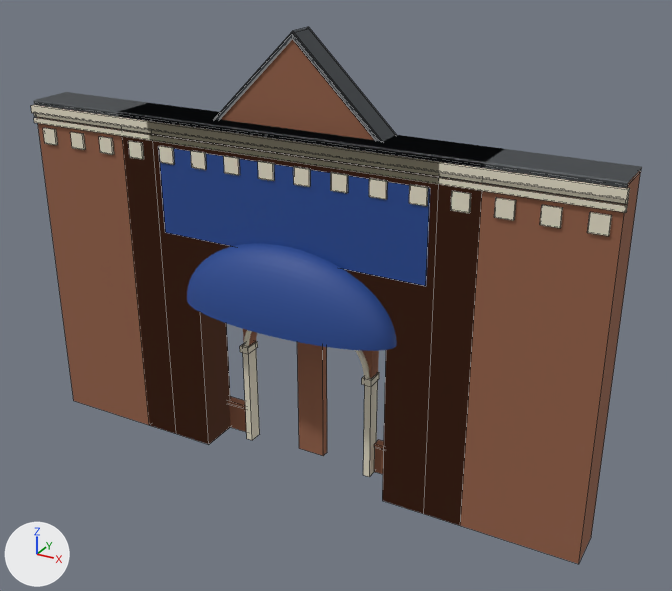
An edit to the Blender file tools/models/storefront-entrances.blend, drawn before and after from the same camera.
The view is the same before and after, from a 50 mm lens placed at (22.9, -38.9, 29.4), pointed at (2.3, -1.5, 10.6). Lighting does not change. The marker at lower left points along +X, +Y and +Z. The picture after the commit comes second. Mesh edges are drawn as thin lines on the coarser meshes.

The first picture shows 'Arcade pier', 'Arcade pier.001', 'arcaded-brick-FacadeBrick', 'arcaded-brick-FacadeCanopy', 'arcaded-brick-FacadeCoping', 'arcaded-brick-FacadeTrim', 'flat-parapet-FacadeTile', 'flat-parapet-FacadeTrim', 'gabled-brick-FacadeBrick', 'gabled-brick-FacadeCoping', 'gabled-brick-FacadeSoldierBrick' and 4 more.
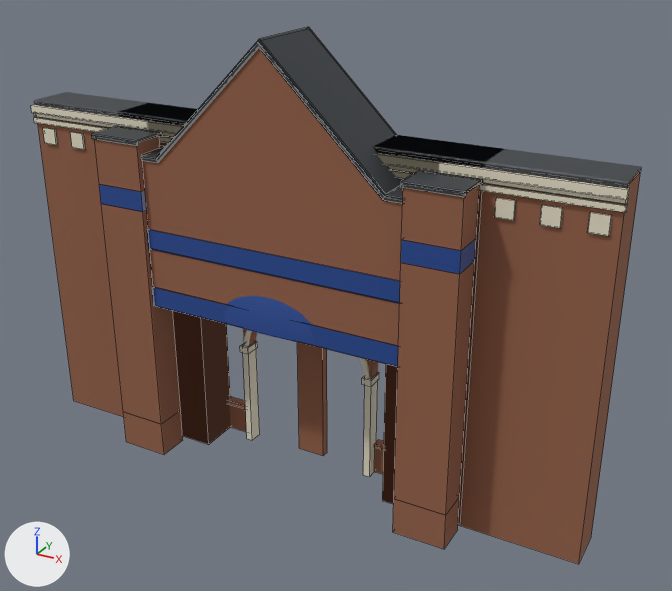
Boxes (x1, y1, x2, y2) around the edits, measured in the pictures (672 x 591 px; the box of a moved part takes in the faces that stretch with it):
'gabled-brick-FacadeBrick', reshaped: before (220, 39, 384, 474); after (101, 48, 475, 515)
'gabled-brick-FacadeSoldierBrick', reshaped (mostly hidden before): before (228, 396, 384, 450); after (94, 136, 480, 549)
'gabled-brick-FacadeCoping', reshaped: before (214, 27, 396, 142); after (91, 27, 483, 203)
'gabled-brick-FacadeTile', reshaped (not visible before): after (99, 184, 476, 367)
part 1 of me_continuous_masonry_portal, added (brown): after (101, 204, 181, 424)
part 2 of me_continuous_masonry_portal, added (brown): after (394, 261, 475, 515)
part 3 of me_continuous_masonry_portal, rebuilt: before (220, 39, 374, 140); after (142, 48, 403, 281)
part 4 of me_folded_portal_coping, moved or reshaped (not visible before): after (91, 126, 163, 146)
part 5 of me_folded_portal_coping, moved or reshaped (not visible before): after (400, 170, 483, 197)
part 6 of me_folded_portal_coping, moved or reshaped: before (214, 30, 387, 142); after (141, 30, 403, 203)
part 7 of me_pier_soldier_courses, moved or reshaped (not visible before): after (123, 410, 183, 454)
part 8 of me_pier_soldier_courses, moved or reshaped (not visible before): after (94, 136, 160, 192)
part 9 of me_pier_soldier_courses, moved or reshaped (not visible before): after (393, 496, 460, 549)
part 10 of me_pier_soldier_courses, moved or reshaped (not visible before): after (401, 184, 480, 251)
part 11 of me_pier_soldier_courses, moved or reshaped (not visible before): after (150, 249, 400, 346)
part 12 of me_pier_raised_tile_course, moved or reshaped (not visible before): after (99, 184, 146, 212)
part 13 of me_pier_raised_tile_course, moved or reshaped (not visible before): after (401, 239, 476, 274)
part 14 of me_pier_raised_tile_course, moved or reshaped (not visible before): after (152, 287, 398, 367)
part 15 of me_pier_raised_tile_course, moved or reshaped (not visible before): after (147, 229, 400, 303)
'flat-parapet-FacadeTile', unchanged, covered by the edit: before (158, 146, 430, 286)
'arcaded-brick-FacadeCanopy', unchanged, covered by the edit: before (187, 243, 397, 351); after (224, 296, 315, 345)
'flat-parapet-FacadeTrim', unchanged, covered by the edit: before (147, 122, 441, 184); after (147, 122, 441, 179)

Edits to the bpy script that builds the scene:
```text
Change me_continuous_masonry_portal:
    remove me_continuous_masonry_portal.from_pydata(...)  # 62 vertices, 43 faces; spans x -9.9..9.9, y -1.7..0.2, z 0.0..23.1
    add me_continuous_masonry_portal.from_pydata(...)  # 70 vertices, 51 faces; spans x -9.9..9.9, y -4.5..0.2, z 0.0..23.1
    me_continuous_masonry_portal part 1: a new loose piece, a box spanning x -9.9..-7.2, y -4.5..-2.8, z 2.0..14.4, in mat_facadebrick (brown #956148)
    me_continuous_masonry_portal part 2: a new loose piece, a box spanning x 7.2..9.9, y -4.5..-2.8, z 2.0..14.4, in mat_facadebrick (brown #956148)
    me_continuous_masonry_portal part 3: the loose piece of 22 vertices spanning x -7.2..7.2, y -1.4..0.0, z 0.0..23.1 is rebuilt with 14 vertices and now spans x -7.2..7.2, y -4.2..-0.1, z 9.1..23.1
    other edits to the shape of me_continuous_masonry_portal do not show in these pictures
Change me_folded_portal_coping:
    remove me_folded_portal_coping.from_pydata(...)  # 90 vertices, 66 faces; spans x -10.0..10.0, y -1.8..0.0, z 17.0..23.4
    add me_folded_portal_coping.from_pydata(...)  # 90 vertices, 66 faces; spans x -10.0..10.0, y -4.6..0.1, z 17.0..23.4
    me_folded_portal_coping part 4: the loose piece of 20 vertices spanning x -10.0..-7.1, y -1.8..0.0, z 17.8..18.1 is moved by (0.0, -2.7, 0.0)
    me_folded_portal_coping part 5: the loose piece of 20 vertices spanning x 7.1..10.0, y -1.8..0.0, z 17.8..18.1 is moved by (0.0, -2.7, 0.0)
    me_folded_portal_coping part 6: all 25 vertices in x -7.2..7.2, y -1.5..-1.4, z 17.0..23.4 are moved by (0.0, -2.8, 0.0)
Change me_pier_raised_tile_course:
    remove me_pier_raised_tile_course.from_pydata(...)  # 32 vertices, 24 faces; spans x -9.9..9.9, y -1.7..-1.4, z 9.1..15.4
    add me_pier_raised_tile_course.from_pydata(...)  # 32 vertices, 24 faces; spans x -9.9..9.9, y -4.5..-2.8, z 9.1..15.4
    me_pier_raised_tile_course part 12: the loose piece of 8 vertices spanning x -9.9..-7.2, y -1.7, z 14.4..15.4 is scaled about its middle by (1, 39.3, 1), then moved by (0.0, -1.9, 0.0)
    me_pier_raised_tile_course part 13: the loose piece of 8 vertices spanning x 7.2..9.9, y -1.7, z 14.4..15.4 is scaled about its middle by (1, 39.3, 1), then moved by (0.0, -1.9, 0.0)
    me_pier_raised_tile_course part 14: the loose piece of 8 vertices spanning x -7.2..7.2, y -1.5..-1.4, z 9.1..10.2 is moved by (0.0, -2.8, 0.0)
    me_pier_raised_tile_course part 15: the loose piece of 8 vertices spanning x -7.2..7.2, y -1.5..-1.4, z 12.4..13.4 is moved by (0.0, -2.8, 0.0)
Change me_pier_soldier_courses:
    remove me_pier_soldier_courses.from_pydata(...)  # 56 vertices, 42 faces; spans x -9.9..9.9, y -1.7..0.2, z 0.0..17.9
    add me_pier_soldier_courses.from_pydata(...)  # 56 vertices, 42 faces; spans x -9.9..9.9, y -4.5..0.2, z 0.0..17.9
    me_pier_soldier_courses part 7: the loose piece of 8 vertices spanning x -9.9..-7.2, y -1.7, z 0.0..2.0 is scaled about its middle by (1, 72.1, 1), then moved by (0.0, -1.9, 0.0)
    me_pier_soldier_courses part 8: the loose piece of 8 vertices spanning x -9.9..-7.2, y -1.7, z 15.4..17.9 is scaled about its middle by (1, 72.1, 1), then moved by (0.0, -1.9, 0.0)
    me_pier_soldier_courses part 9: the loose piece of 8 vertices spanning x 7.2..9.9, y -1.7, z 0.0..2.0 is scaled about its middle by (1, 72.1, 1), then moved by (0.0, -1.9, 0.0)
    me_pier_soldier_courses part 10: the loose piece of 8 vertices spanning x 7.2..9.9, y -1.7, z 15.4..17.9 is scaled about its middle by (1, 72.1, 1), then moved by (0.0, -1.9, 0.0)
    me_pier_soldier_courses part 11: the loose piece of 8 vertices spanning x -7.2..7.2, y -1.4, z 10.2..12.4 is moved by (0.0, -2.8, 0.0)
```
